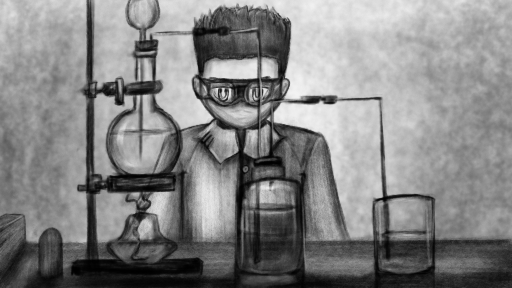
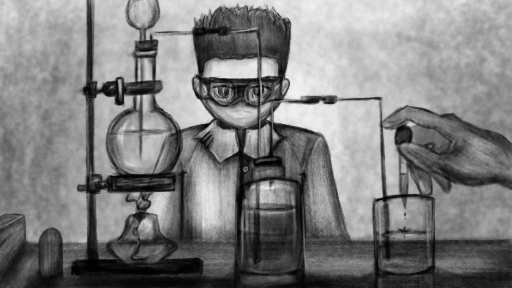
Layers edited between the first and the second (512, 288) image:
added group "MC" with 3 layers above "Paint Layer 1" over [274, 75, 512, 272]
added layer "dip" in group "MC" over [396, 192, 448, 240]
added layer "right_prepare" in group "MC" over [274, 75, 512, 272]
painted on "equipment" over [0, 30, 512, 288]
painted on "table" over [0, 30, 512, 288]
painted on "base" over [82, 30, 384, 288]
added group "eye" with 2 layers in group "friend" over [192, 74, 300, 128]
added layer "aimming" in group "eye" over [192, 74, 300, 128]
hid "idle", moved it into group "eye" over [192, 74, 300, 128]
